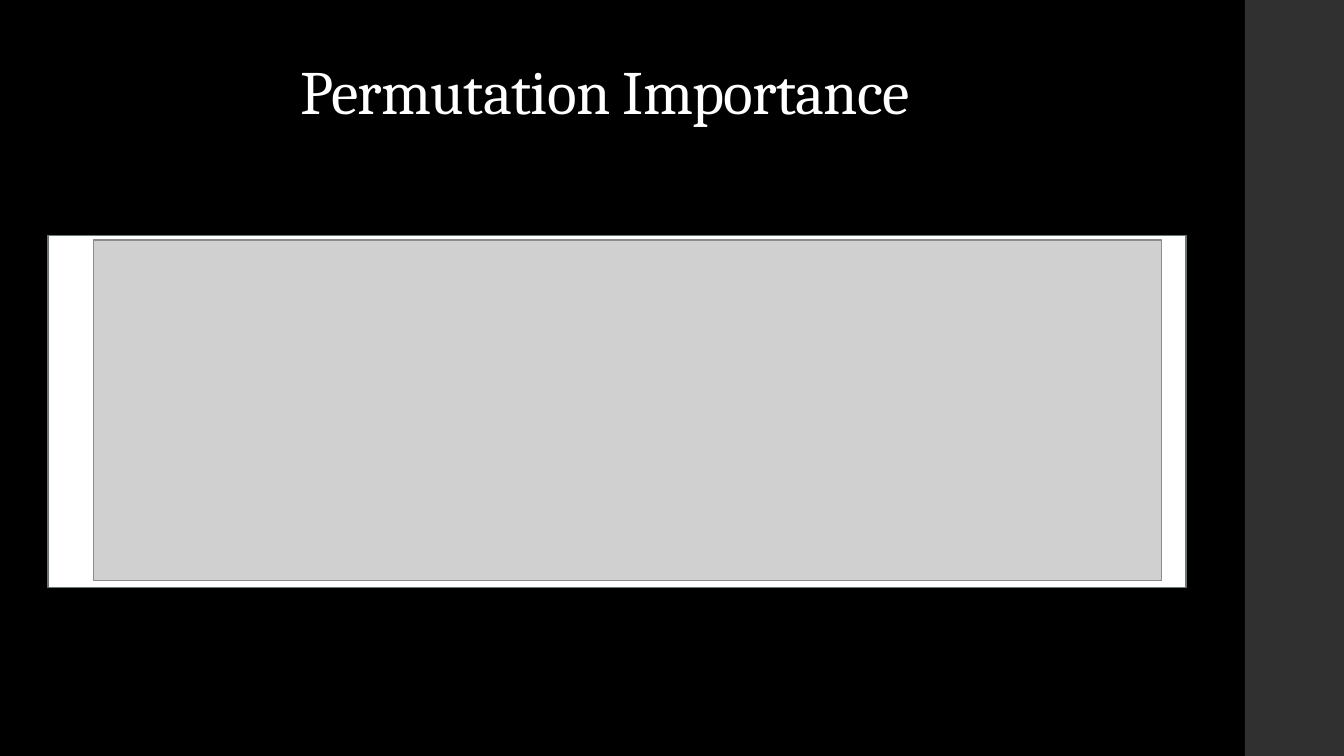
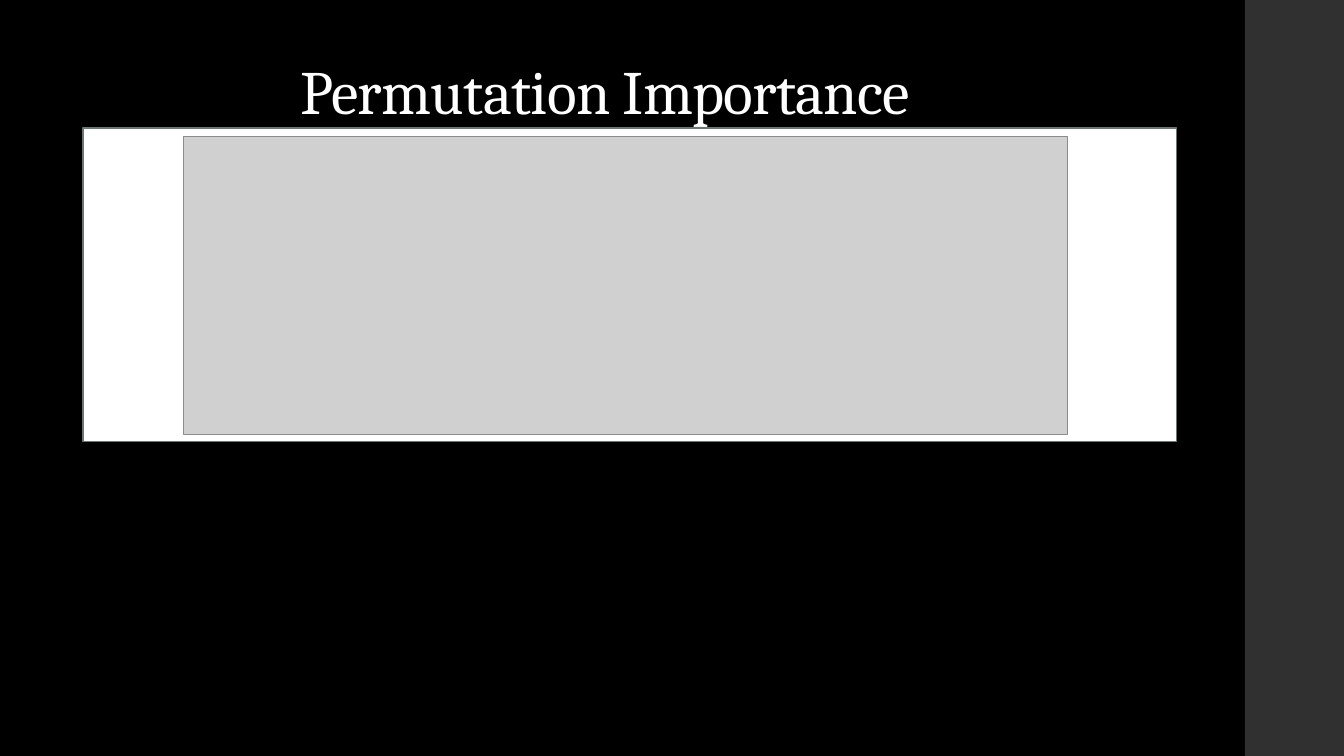
Before and after one commit to Segue-o-fluxo/Interpretacao-RNA, a slide deck: slide 7 of Topicos - Interpretacao e Incerteza em RNA.pptx. Drawn at 1344x756 pixels with LibreOffice and Linux fonts; fonts in the diff are those of the drawing; grey boxes stand for pictures. Boxes give left, top, right and bottom in pixels: in the first picture for what was removed or moved away, otherwise in the second. Text is boxed around its words. In the diff, an @@ line names an element or a change of style, - is before the commit and + after.

```diff
--- a/Topicos - Interpretacao e Incerteza em RNA.pptx
+++ b/Topicos - Interpretacao e Incerteza em RNA.pptx
@@ rectangle: place and size @@
-rectangle at [47,236,1186,588]
+rectangle at [83,128,1177,442]
@@ picture added at [184,136,1068,434] @@
@@ picture removed at [94,240,1163,581] @@
```
Also in this commit, not shown: 1 other slide changed, 1 slide added, 2 other files.
